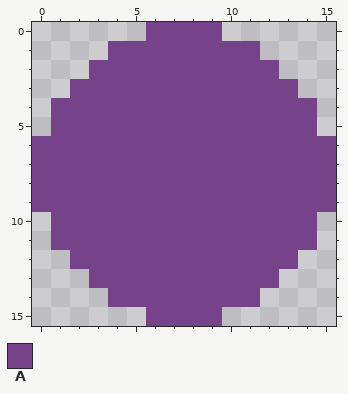
Pixel-art file, stored at Content/Items/DifficultyActivator.ase. The picture above was drawn from the file before the commit.
16x16 pixels, 1 frame.
Palette (. is transparent): A #76428a
Pixels before, first column x 0:
 0 ......AAAA......
 1 ....AAAAAAAA....
 2 ...AAAAAAAAAA...
 3 ..AAAAAAAAAAAA..
 4 .AAAAAAAAAAAAAA.
 5 .AAAAAAAAAAAAAA.
 6 AAAAAAAAAAAAAAAA
 7 AAAAAAAAAAAAAAAA
 8 AAAAAAAAAAAAAAAA
 9 AAAAAAAAAAAAAAAA
10 .AAAAAAAAAAAAAA.
11 .AAAAAAAAAAAAAA.
12 ..AAAAAAAAAAAA..
13 ...AAAAAAAAAA...
14 ....AAAAAAAA....
15 ......AAAA......
And afterwards:
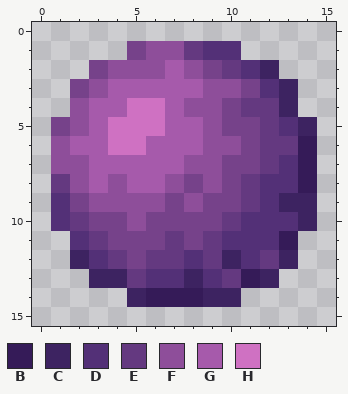
Colours new in this view: B #351b58  C #3d2361  D #533077  E #643980  F #8e4e9a  G #a65aab  H #cf71c2
The commit says: Fix Difficulty saving and implement difficulty toggle item
Diff:
Changed rows in their new state; - is an unchanged pixel.
first column x 0:
 0 ------....------
 1 ----.-FFEDD.----
 2 ----FFFGF-EDC---
 3 ---FGGGGGFF-DC--
 4 -.FGGHHGFF-EEC.-
 5 --FGHHHGGF--EDC-
 6 .FGGHHGGGFF-EEB.
 7 .FFGGGGGFF--EDB.
 8 .EFGFGGF-F-EDDB.
 9 .D-FFFF-F--EDCC.
10 -DE--F----EDDDC-
11 -.DE---E-EDDDB.-
12 --CDE-EEDECDEC--
13 ---CCEDDCDEBC---
14 ----.CBBBCC.----
15 ------....------
Changed places in both pictures, as pixel boxes (x1, y1, x2, y2):
changed: (32, 22, 336, 326)
